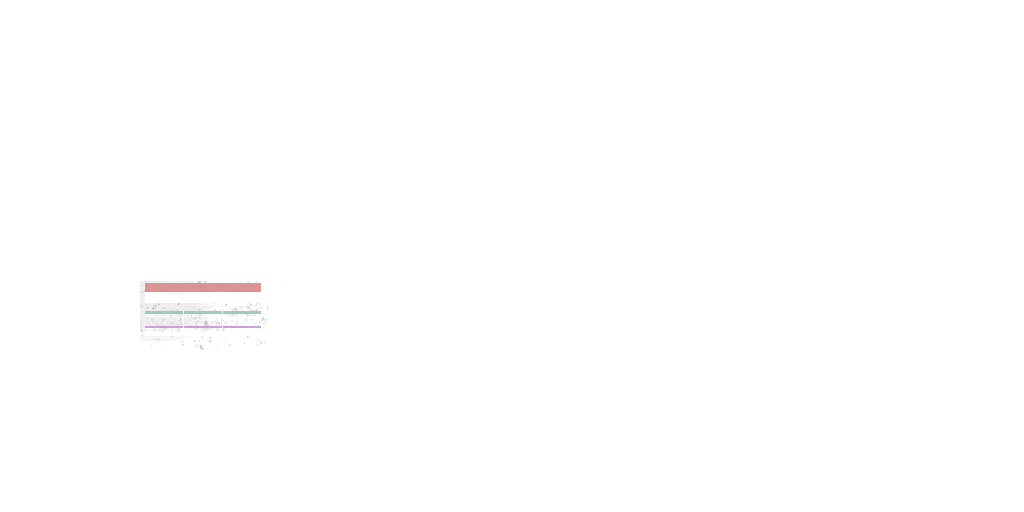
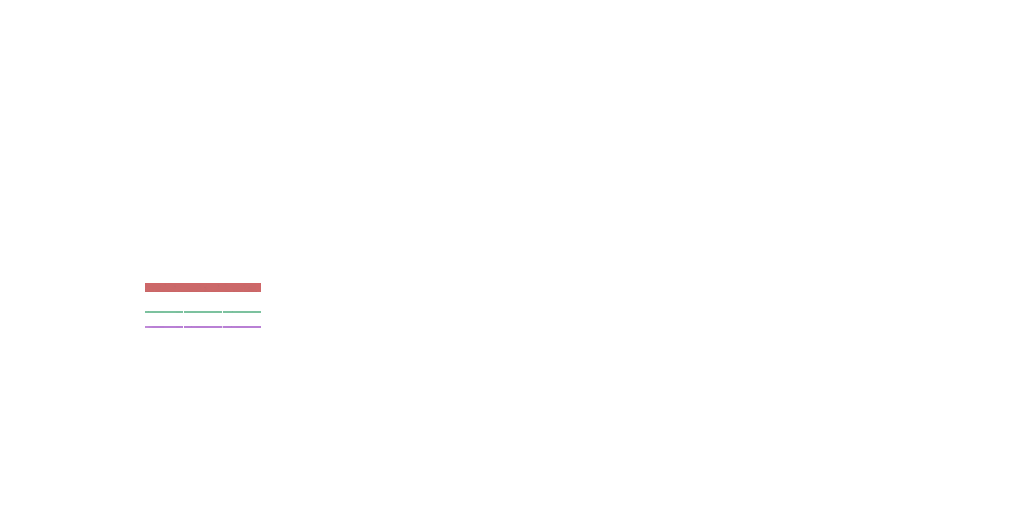
Layers edited between the first and the second 1024x512 image:
removed layer "Bars" (was 50%) over left=140, top=281, right=285, bottom=351
added group "Bars" (70%) with 3 layers over left=145, top=283, right=261, bottom=328
added layer "Health Bar" in group "Bars" over left=145, top=283, right=261, bottom=292
added layer "Stamina Bar" in group "Bars" over left=145, top=311, right=261, bottom=313
added layer "Psy Bar" in group "Bars" over left=145, top=326, right=261, bottom=328
